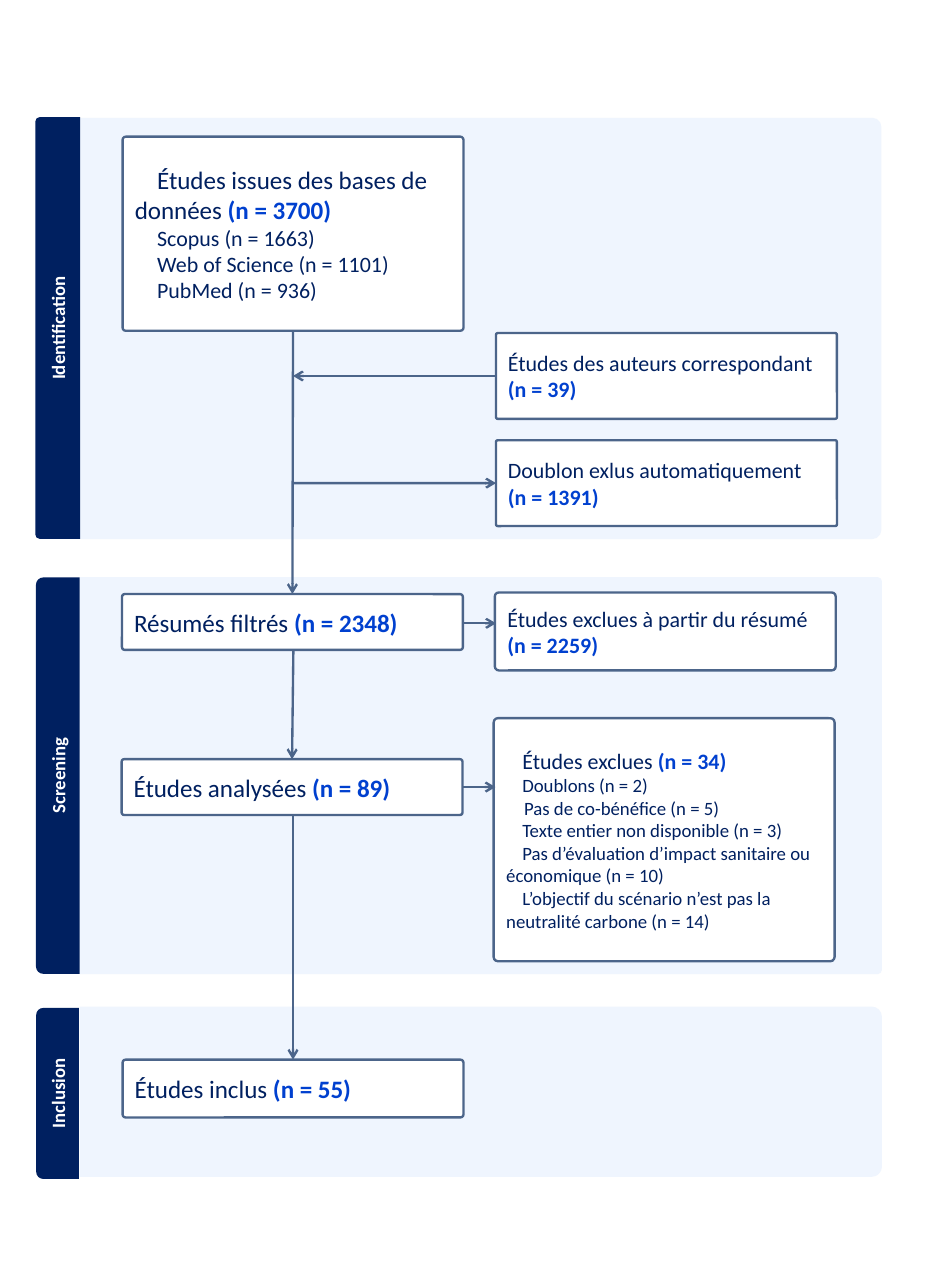
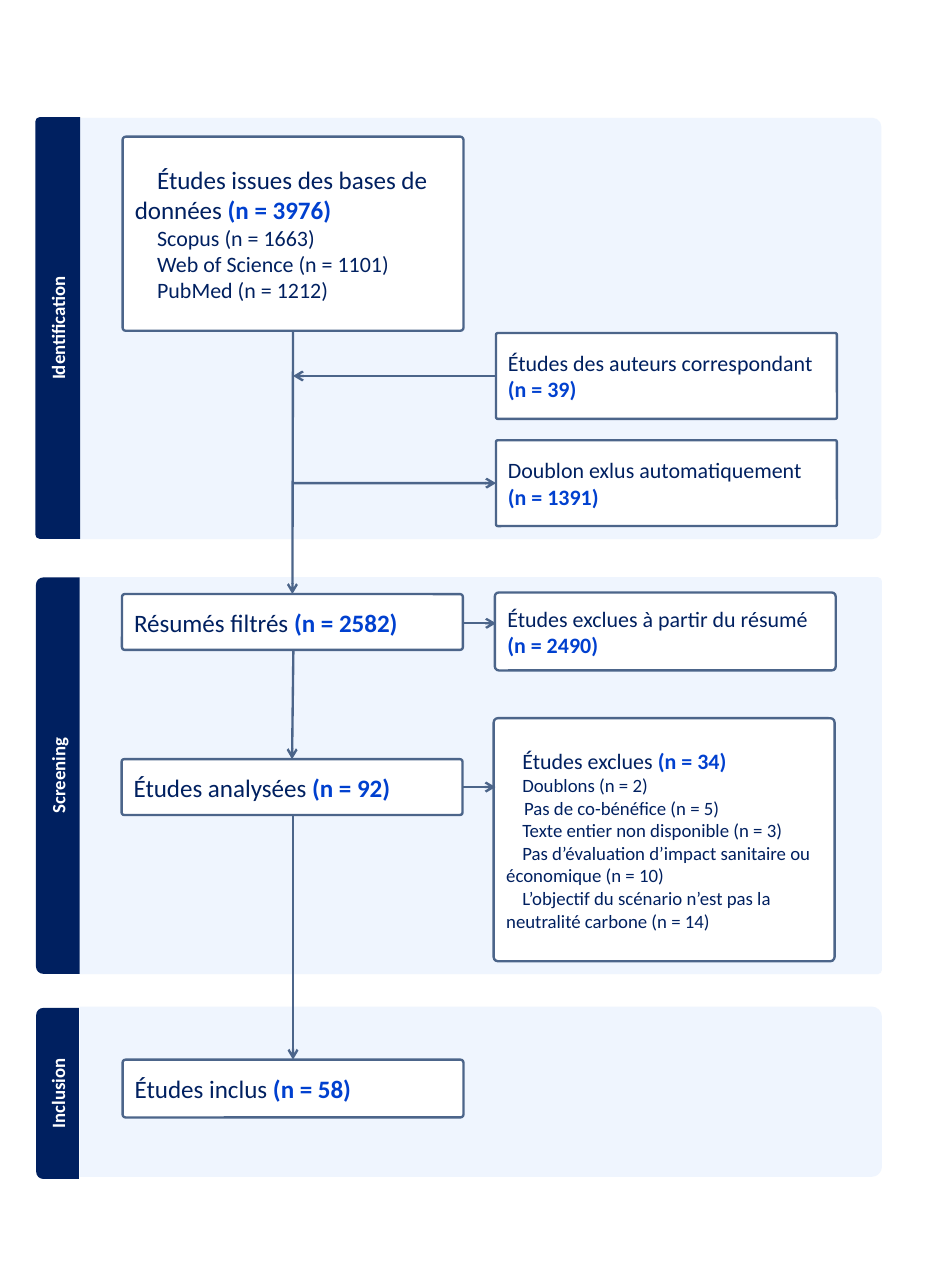
Before and after one commit to LeoMoutet/revue_syst, a slide deck: slide 2 of figures/flow chart.pptx. Drawn at 933x1288 pixels with LibreOffice and Linux fonts; fonts in the diff are those of the drawing. Boxes give left, top, right and bottom in pixels: in the first picture for what was removed or moved away, otherwise in the second. Text is boxed around its words. In the diff, an @@ line names an element or a change of style, - is before the commit and + after.

```diff
--- a/figures/flow chart.pptx
+++ b/figures/flow chart.pptx
@@ text in rounded rectangle at (135, 168, 427, 223): text changed @@
-Études issues des bases de données (n = 3700)
+Études issues des bases de données (n = 3976)
@@ text in rounded rectangle at (157, 282, 328, 301): text changed @@
-PubMed (n = 936)
+PubMed (n = 1212)
@@ text in rounded rectangle at (134, 613, 397, 636): text changed @@
-Résumés filtrés (n = 2348)
+Résumés filtrés (n = 2582)
@@ text in rounded rectangle at (507, 608, 808, 656): text changed @@
-Études exclues à partir du résumé (n = 2259)
+Études exclues à partir du résumé (n = 2490)
@@ text in rounded rectangle at (134, 776, 390, 801): text changed @@
-Études analysées (n = 89)
+Études analysées (n = 92)
@@ text in rounded rectangle at (135, 1078, 351, 1102): text changed @@
-Études inclus (n = 55)
+Études inclus (n = 58)
```
Also in this commit, not shown: 14 other files.
